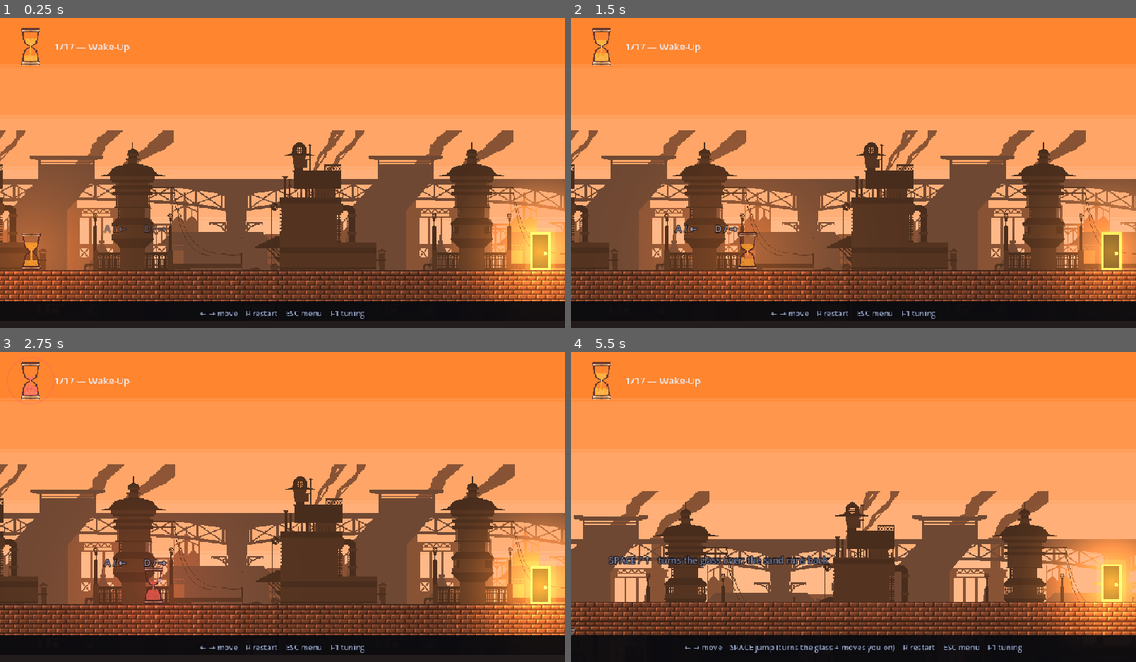
Above: before the commit, frames 1-4 (two rows, left to right).
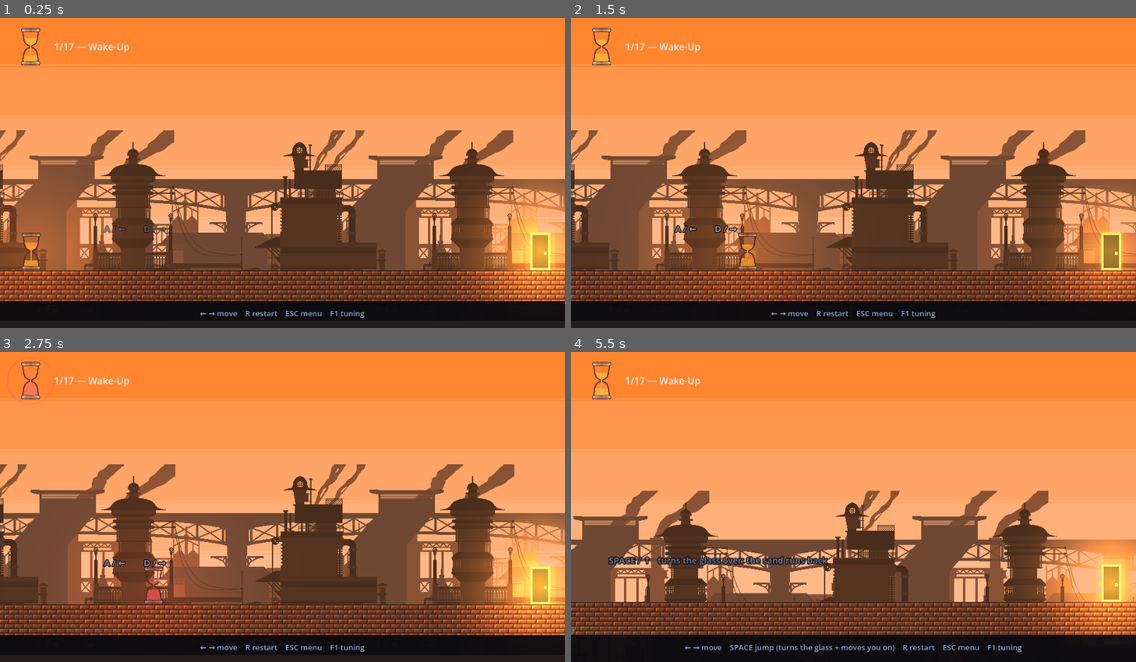
Above: after the commit, the same moments.

Repository: Athryell/GMTK-Game-Jam-2026
Game: Godot game, scene res://scenes/main.tscn
The game is run twice, just before and just after one commit, with the same random seed, the same clock (stepped at 60 frames per second) and the same inputs. Sound files missing from this copy of the repository are replaced by a short silence.
Inputs:
- Up to frame 1 (0.25 s): no input
- Up to frame 2 (1.5 s): hold Right (move_right) from 0.53 s (still down); tap Space (jump) at 0.77 s
- Up to frame 3 (2.75 s): tap Space (jump) at 1.52 s; release Right (move_right) at 2.03 s; hold Left (move_left) from 2.03 s (still down)
- Up to frame 4 (5.5 s): release Left (move_left) at 2.78 s; hold Right (move_right) 2.78-4.28 s; tap Space (jump) at 3.02, 3.77, 4.52 s; hold Left (move_left) 4.28-5.03 s; hold Right (move_right) from 5.03 s (still down)

The runs differ from the first frame. In frame 1, 4.8% of the frame differs, in the area x 0-100%, y 3-98%; in frame 2, 4.8%; in frame 3, 4.7%; in frame 4, 5.4%.

Commit message:
Scale the whole game by a whole number of screen pixels

Diff:
--- a/hourglass_hero_godot/project.godot
+++ b/hourglass_hero_godot/project.godot
@@ -32,6 +32,7 @@
 window/size/window_width_override=1920
 window/size/window_height_override=1080
 window/stretch/mode="canvas_items"
+window/stretch/scale_mode="integer"
 
 [input]
 
